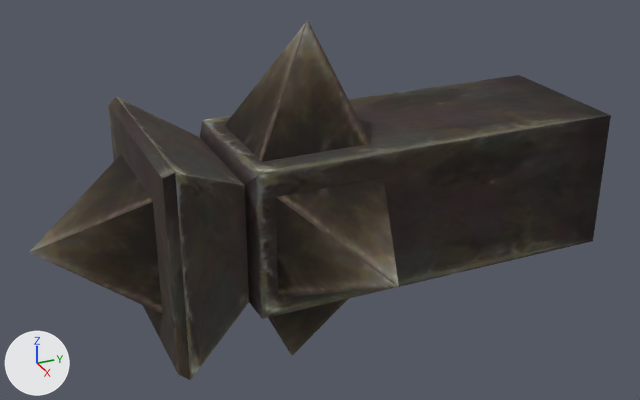
A saved change to the OBJ model sceneobjs/juqing_fuben_292/juqing_fuben_292_langan_01a.obj.
Camera for both pictures: a camera (50 mm lens) standing at (86.0, -72.3, 42.9) and looking at (0.6, -33.9, 0.2). Arrows for +X, +Y and +Z are at lower left; the lights stay in place. Where no turn or scale is listed for an object, it has been applied to the vertices.

The first picture shows 'juqing_fuben_292_langan_01a'.
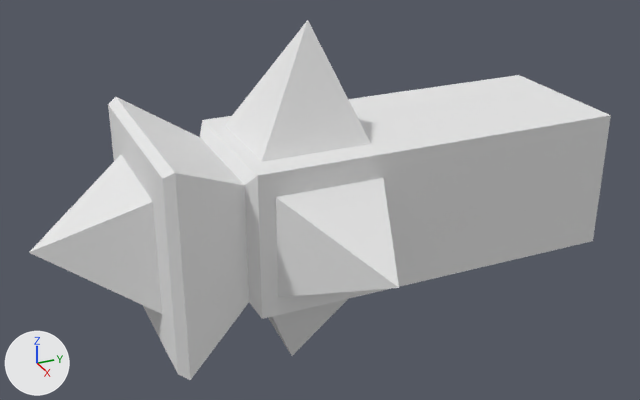
Boxes (x1, y1, x2, y2) around the edits, measured in the pictures (640 x 400 px):
'juqing_fuben_292_langan_01a', recoloured
    both: (29, 20, 611, 380)

Patch to the scene script:
```diff
--- a/sceneobjs/juqing_fuben_292/juqing_fuben_292_langan_01a.obj.py
+++ b/sceneobjs/juqing_fuben_292/juqing_fuben_292_langan_01a.obj.py
@@ mat_material_1_1 @@
+mat_material_1_1 = principled_material('material_1')
+mat_material_1_1.base_color = (0.8, 0.8, 0.8)  # white #e7e7e7
+mat_material_1_1.roughness = 1.0
@@ me_juqing_fuben_292_langan_01a @@
 me_juqing_fuben_292_langan_01a.from_pydata(...)  # 45 vertices, 54 faces; spans x -19.5..21.4, y -66.4..0.2, z -20.6..21.1
-me_juqing_fuben_292_langan_01a.materials.append(mat_material_1)  # picture img_juqing_fuben_292_langan_01_png
+me_juqing_fuben_292_langan_01a.materials.append(mat_material_1_1)  # white #e7e7e7
```
